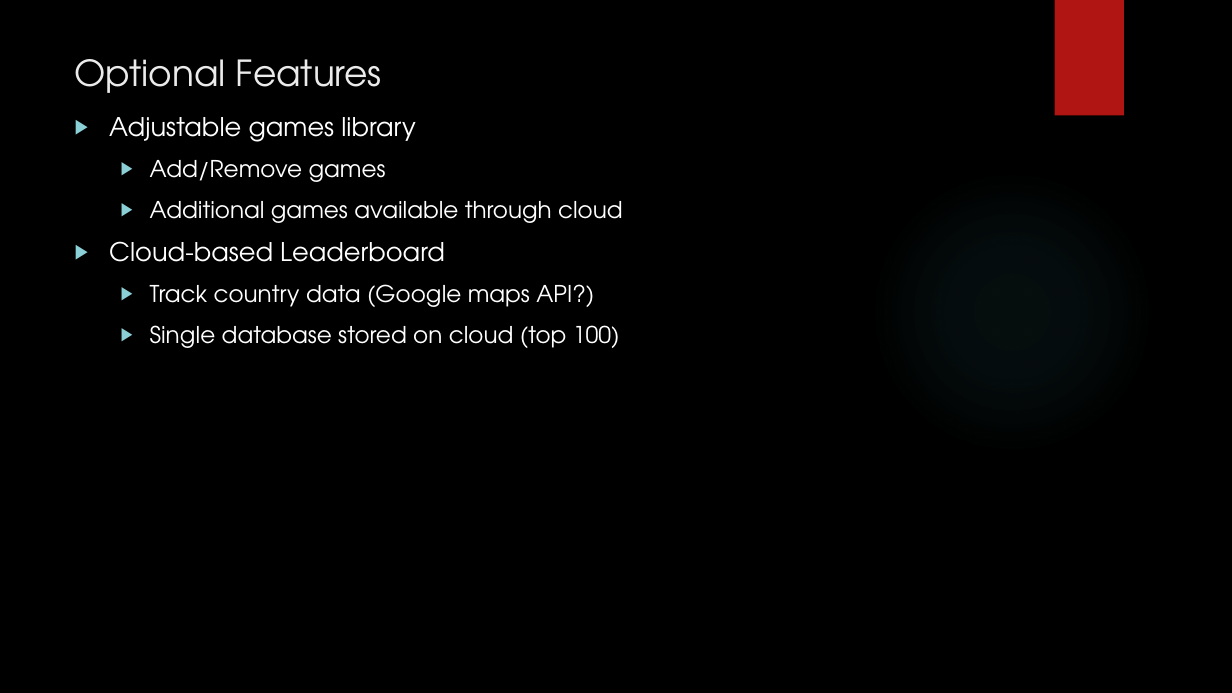
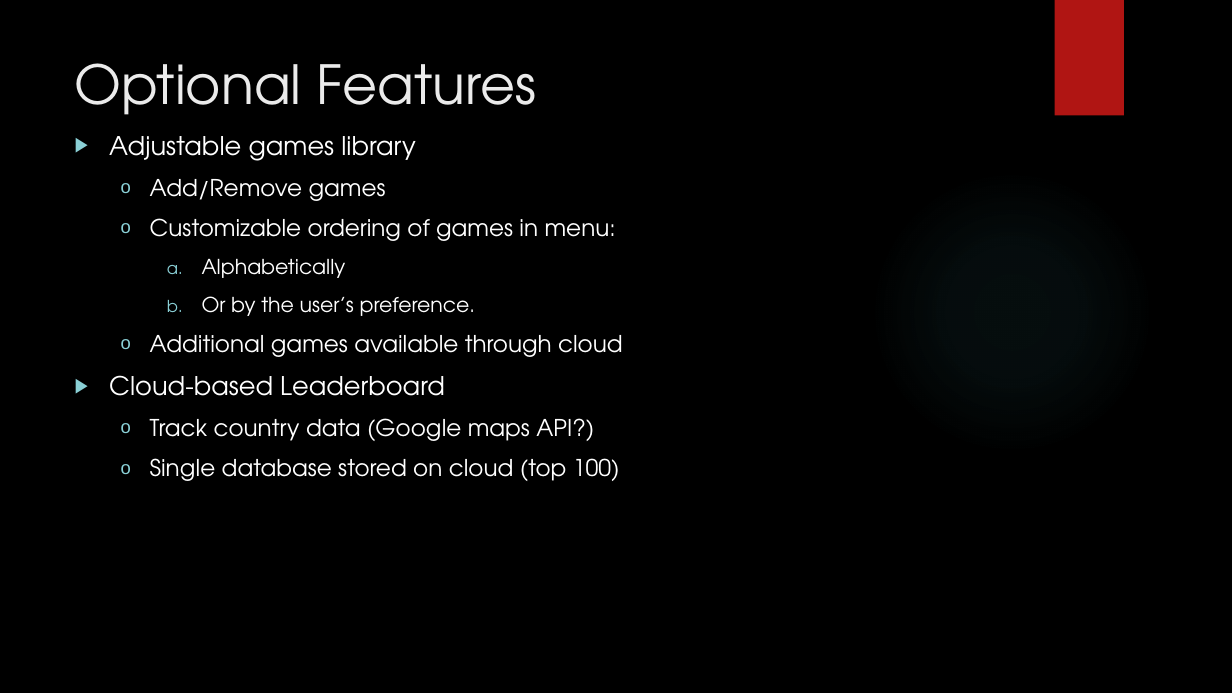
Before and after one commit to IgnitionOrk/SCaR_Arcade, a slide deck: slide 14 of SCaRArcade.pptx. Drawn at 1232x693 pixels with LibreOffice and Linux fonts; fonts in the diff are those of the drawing; background and template pictures are left out. Boxes give left, top, right and bottom in pixels: in the first picture for what was removed or moved away, otherwise in the second. Text is boxed around its words. In the diff, an @@ line names an element or a change of style, - is before the commit and + after.

Commit message:
Updated the powerpoint slide by added additional information

```diff
--- a/SCaRArcade.pptx
+++ b/SCaRArcade.pptx
@@ title "Optional Features" at (x1=75, y1=63, x2=537, y2=115): size 28 to 42 pt @@
@@ text "Adjustable games library" moved from (x1=109, y1=117, x2=623, y2=348) to (x1=109, y1=136, x2=623, y2=481) @@
@@ text at (x1=150, y1=179, x2=623, y2=481): bullet ▶ to o @@
@@ text at (x1=150, y1=218, x2=616, y2=316): paragraphs added @@
+  o Customizable ordering of games in menu:
+    a. Alphabetically
+    b. Or by the user’s preference.
```
Also in this commit, not shown: 4 other slides changed.
